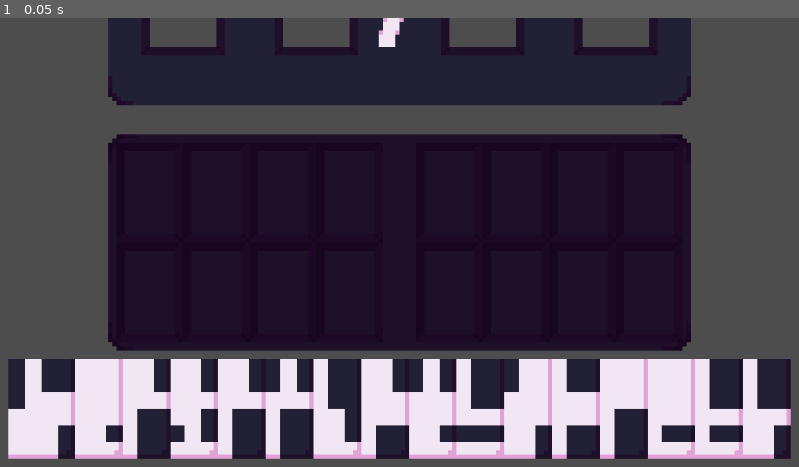
Above: before the commit, frame 1.
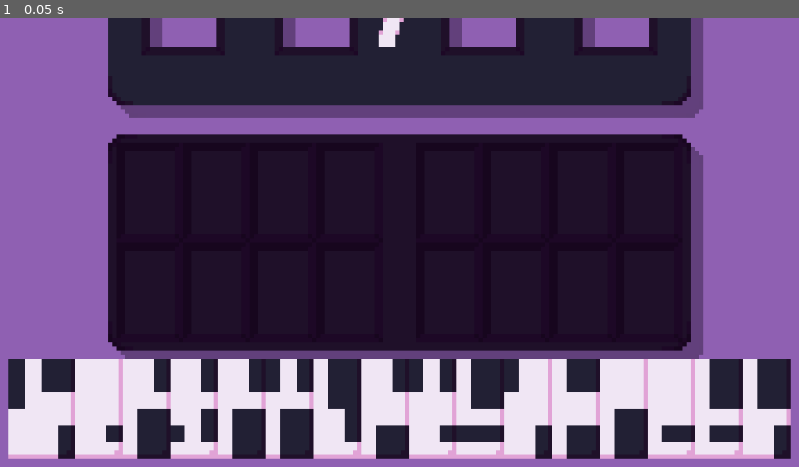
Above: after the commit, the same moment.

Repository: Oblitiel/Calendarium
Game: Godot game, scene res://scenes/level/calendarium_main_level.tscn
The game is run twice, just before and just after one commit, with the same random seed, the same clock (stepped at 60 frames per second) and the same inputs. The project has no main scene, so this scene is started directly.
Inputs:
- Up to frame 1 (0.05 s): no input

The runs differ from the first frame. In frame 1, 31% of the frame differs, in the area x 0-100%, y 0-100%.

Commit message:
Use current date to check

Diff:
--- a/scenes/level/box/front_box.tscn
+++ b/scenes/level/box/front_box.tscn
@@ -9,6 +9,12 @@
 [node name="Front Box" type="Node2D"]
 script = ExtResource("1_1dmoo")
 
+[node name="Sprite2D2" type="Sprite2D" parent="."]
+modulate = Color(0.23472004, 0.005399995, 0.27, 0.33333334)
+z_index = -100
+position = Vector2(3, 3)
+texture = ExtResource("2_5lmp3")
+
 [node name="Sprite2D" type="Sprite2D" parent="."]
 texture = ExtResource("2_5lmp3")
 
--- a/scenes/level/calendarium_main_level.gd
+++ b/scenes/level/calendarium_main_level.gd
@@ -1 +1,6 @@
 extends GrabControllerHold
+@onready var solution_verifier = $SolutionVerifier
+
+func _ready():
+	var date = Time.get_datetime_dict_from_system()
+	solution_verifier.date = "%02d%02d" % [date.day,date.month]
--- a/scenes/level/calendarium_main_level.tscn
+++ b/scenes/level/calendarium_main_level.tscn
@@ -1,7 +1,8 @@
-[gd_scene load_steps=7 format=3 uid="uid://cpt42lgp2bhq4"]
+[gd_scene load_steps=8 format=3 uid="uid://cpt42lgp2bhq4"]
 
 [ext_resource type="Script" uid="uid://do54f1ftltir" path="res://scenes/level/calendarium_main_level.gd" id="1_3ctw5"]
 [ext_resource type="PackedScene" uid="uid://bntf0dpa7ytwl" path="res://scenes/level/box/calendarium_back_box.tscn" id="2_3ctw5"]
+[ext_resource type="Texture2D" uid="uid://bigmahw86iayl" path="res://assets/calendarium_front_box.png" id="3_0nhnh"]
 [ext_resource type="Script" uid="uid://tghkj01pqbjj" path="res://scenes/piece_generator.gd" id="3_2k7mi"]
 [ext_resource type="PackedScene" uid="uid://cxvw5rkiipuxd" path="res://scenes/level/box/front_box.tscn" id="4_0nhnh"]
 [ext_resource type="Script" uid="uid://oe627f48xoqt" path="res://scenes/level/solution_verifier.gd" id="5_3ctw5"]
@@ -17,6 +18,12 @@
 [node name="Camera2D" type="Camera2D" parent="CalendariumBackBox"]
 scale = Vector2(0.26207134, -0.17261687)
 zoom = Vector2(6, 6)
+
+[node name="Sprite2D" type="Sprite2D" parent="CalendariumBackBox"]
+modulate = Color(0.23529412, 0.003921569, 0.27058825, 0.33333334)
+z_index = -1
+position = Vector2(3, 3)
+texture = ExtResource("3_0nhnh")
 
 [node name="Piece Generator" type="Node2D" parent="." node_paths=PackedStringArray("star_marker", "finish_marker")]
 script = ExtResource("3_2k7mi")
@@ -56,3 +63,12 @@
 
 [node name="NumberVerifier4" parent="SolutionVerifier" instance=ExtResource("5_81fc3")]
 position = Vector2(52, 0)
+
+[node name="ColorRect" type="ColorRect" parent="."]
+z_index = -100
+offset_left = -18.0
+offset_top = -21.0
+offset_right = 198.0
+offset_bottom = 110.0
+mouse_filter = 2
+color = Color(0.56046665, 0.37799996, 0.7, 1)
--- a/scenes/level/solution_verifier.gd
+++ b/scenes/level/solution_verifier.gd
@@ -1,6 +1,6 @@
 extends Node2D
 
-var date : String = "1809"
+var date : String = "0000"
 
 func verify_date() -> bool:
 	return (
